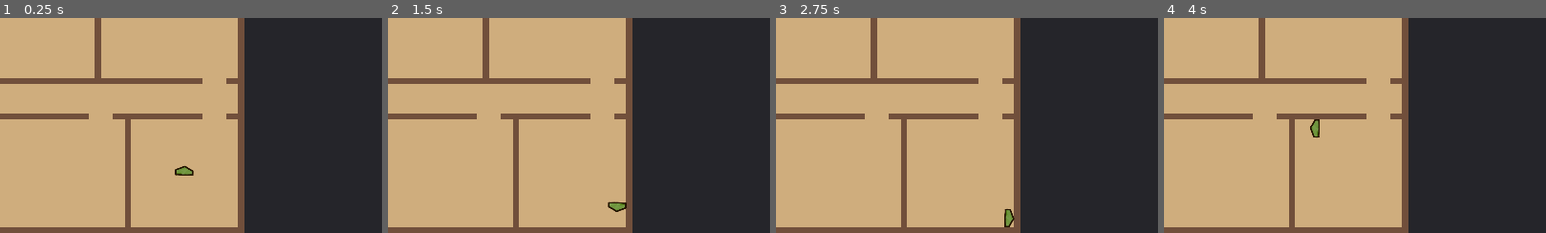
Above: before the commit, frames 1-4 (left to right).
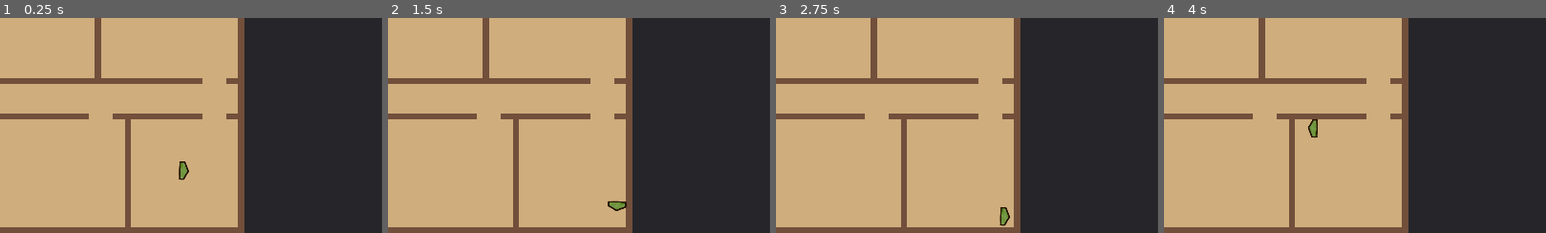
Above: after the commit, the same moments.

Repository: lmbarros/LD44-Minter
Game: Godot game, scene res://screens/GameScreen.tscn
The game is run twice, just before and just after one commit, with the same random seed, the same clock (stepped at 60 frames per second) and the same inputs.
Inputs:
- Up to frame 1 (0.25 s): no input
- Up to frame 2 (1.5 s): tap Enter at 0.5 s; hold Right (right) 0.53-1.28 s; tap Space at 1.25 s; hold Down (down) from 1.28 s (still down)
- Up to frame 3 (2.75 s): tap Enter at 2 s; release Down (down) at 2.03 s; hold Right (right) from 2.03 s (still down)
- Up to frame 4 (4 s): tap Space at 2.75 s; release Right (right) at 2.78 s; hold Up (up) 2.78-3.53 s; hold Left (left) from 3.53 s (still down)
The pictures show only the part of the screen within x 46-96%, y 50-100%; the shares and areas given below are measured in that part.

The runs differ from the first frame. In frame 1, 0.2% of the frame differs, in the area x 45-51%, y 66-76%; in frame 2, 0.1%; in frame 3, 0.3%, in the area x 58-63%, y 88-98%; in frame 4, 0.2%.

Commit message:
Make player point to the right side

Diff:
--- a/src/characters/Player.gd
+++ b/src/characters/Player.gd
@@ -27,6 +27,6 @@
 		velocity = velocity.normalized() * SPEED
 
 	if velocity.length_squared() > 0:
-		rotation = velocity.angle() + PI/2
+		rotation = velocity.angle()
 
 	move_and_slide(velocity)
Binary file changed: src/gfx/player.png
Not shown, changed: art/player.kra
